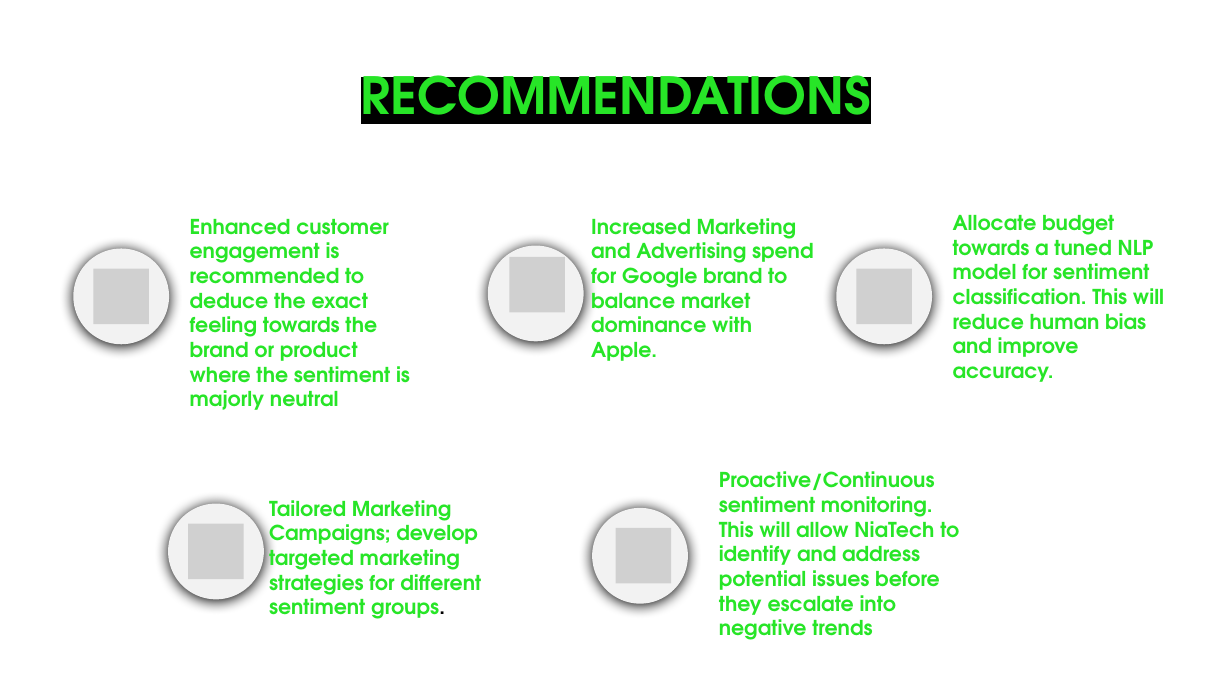
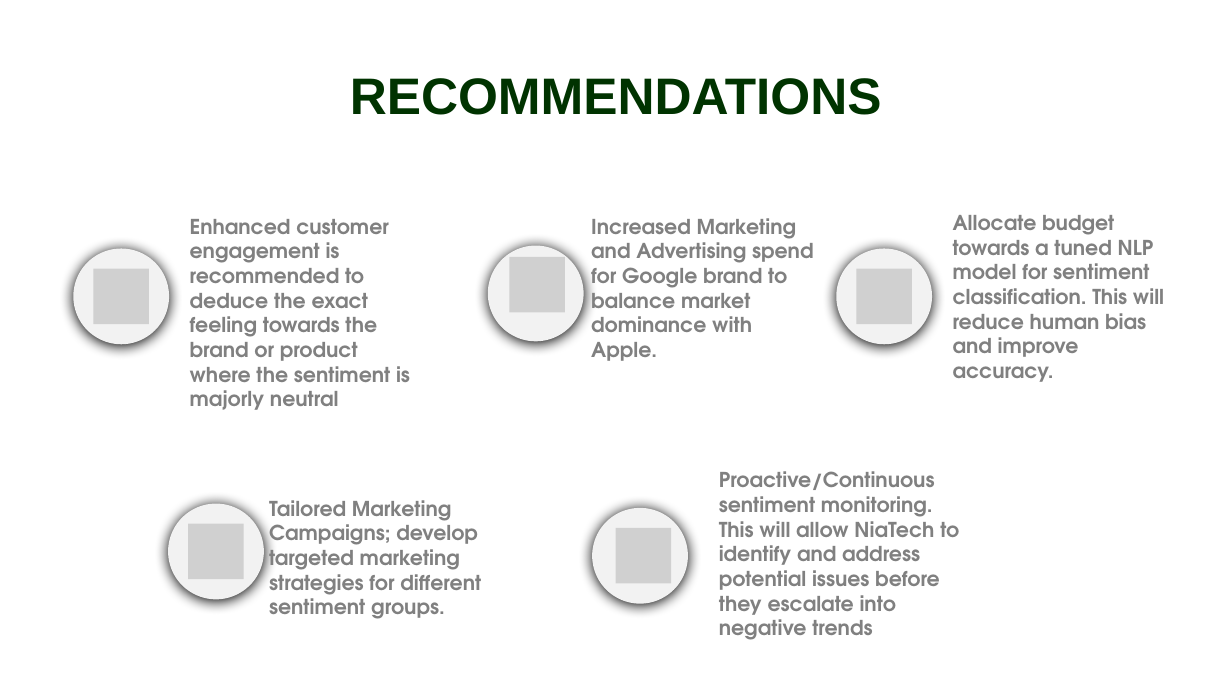
Before and after one commit to jgatharia/Phase_4_Project_, a slide deck: slide 11 of Presentation.pptx. Drawn at 1232x693 pixels with LibreOffice and Linux fonts; fonts in the diff are those of the drawing; grey boxes stand for pictures; background and template pictures are left out. Boxes give left, top, right and bottom in pixels: in the first picture for what was removed or moved away, otherwise in the second. Text is boxed around its words. In the diff, an @@ line names an element or a change of style, - is before the commit and + after.

```diff
--- a/Presentation.pptx
+++ b/Presentation.pptx
@@ title "RECOMMENDATIONS" at (350,78,882,115): font TeX Gyre Adventor to Arial, text colour #27E527 to #003300, highlight #000000 to none @@
@@ text colour #27E527 to #808080 in 4 elements at (190,219,410,382), (591,218,814,361), (953,215,1164,382), (719,471,959,640) @@
@@ text "Tailored Marketing Campaigns; develop targeted ..." at (269,500,481,619): text colour #27E527 to #808080; text colour #000000 to #808080 in "groups." @@
```
Also in this commit, not shown: 12 other slides changed.
